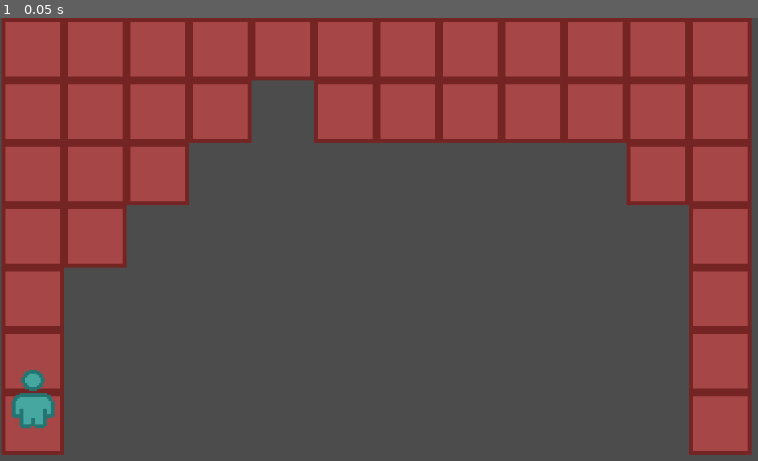
Above: before the commit, frame 1.
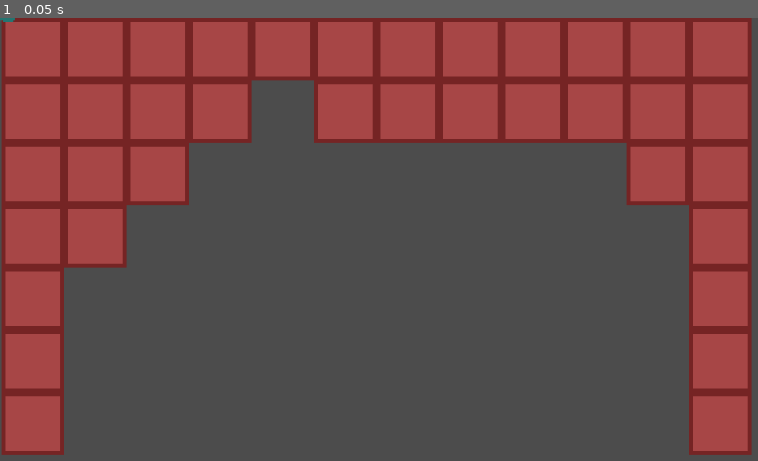
Above: after the commit, the same moment.

Repository: SomeSortOfSam/Metahedron
Game: Godot game, scene res://Maps/TestMap.tscn
The game is run twice, just before and just after one commit, with the same random seed, the same clock (stepped at 60 frames per second) and the same inputs.
Inputs:
- Up to frame 1 (0.05 s): no input

The runs differ from the first frame. In frame 1, 0.5% of the frame differs, in the area x 0-8%, y 0-93%.

Commit message:
Hypothetical movement
part dous

Diff:
--- a/Characters/Character.gd
+++ b/Characters/Character.gd
@@ -1,6 +1,68 @@
-extends KinematicBody2D
+tool
+extends Path2D
 class_name Character
 
-export(int) var move_speed = 1
+signal walk_finished
 
-var TILE_SIZE = 80
+export var map : Resource = preload("res://Maps/TestMap.tres")
+export(int) var map_speed = 3 #Number of tiles the character can move per turn
+export(float) var world_speed = 600.0 #Number of pixels per second the character moves on path
+export(Texture) var skin setget set_skin
+
+var cell := Vector2.ZERO setget set_cell
+var is_selected := false setget set_is_selected
+var is_walking := false setget set_is_walking
+
+onready var _sprite: Sprite = $PathFollow2D/Sprite
+onready var _animation_player: AnimationPlayer = $PathFollow2D/Sprite/AnimationPlayer
+onready var _path_follower: PathFollow2D = $PathFollow2D
+
+func set_skin(new_skin : Texture):
+	skin = new_skin
+	if not _sprite:
+		yield(self, "ready")
+	_sprite.texture = new_skin
+
+func set_cell(new_cell : Vector2):
+	cell = map.clamp(new_cell)
+
+func set_is_selected(new_is_selected : bool):
+	is_selected = new_is_selected
+	if is_selected:
+		_animation_player.play("test-selected")
+	else:
+		_animation_player.play("test-idel")
+
+func set_is_walking(new_is_walking : bool):
+	is_walking = new_is_walking
+	set_process(is_walking)
+
+func _ready() -> void:
+	set_process(false) #Make sure we are not following the path
+
+	self.cell = map.world_to_map_space(position)
+	position = map.map_to_world_space(cell)
+
+	if not Engine.editor_hint:
+		curve = Curve2D.new()
+
+func _process(delta) -> void:
+	_path_follower.offset += world_speed * delta
+
+	if _path_follower.unit_offset >= 1.0:
+		self.is_walking = false
+		_path_follower.offset = 0.0
+		position = map.map_to_world_space(cell)
+		curve.clear_points()
+		emit_signal("walk_finished")
+
+func walk_along(path: PoolVector2Array) -> void:
+	if path.empty():
+		return
+
+	curve.add_point(Vector2.ZERO)
+	for point in path:
+		curve.add_point(map.map_to_world_space(point) - position)
+
+	cell = path[-1]
+	self.is_walking = true
--- a/Characters/Character.tscn
+++ b/Characters/Character.tscn
@@ -1,28 +1,53 @@
-[gd_scene load_steps=5 format=2]
+[gd_scene load_steps=4 format=2]
 
-[ext_resource path="res://Sprites/Player.png" type="Texture" id=1]
-[ext_resource path="res://Characters/Character.gd" type="Script" id=2]
+[ext_resource path="res://Characters/Character.gd" type="Script" id=1]
 
-[sub_resource type="CapsuleShape2D" id=1]
-radius = 12.0
-height = 18.0
+[sub_resource type="Animation" id=1]
+resource_name = "test-idel"
+length = 0.001
+tracks/0/type = "value"
+tracks/0/path = NodePath(".:modulate")
+tracks/0/interp = 1
+tracks/0/loop_wrap = true
+tracks/0/imported = false
+tracks/0/enabled = true
+tracks/0/keys = {
+"times": PoolRealArray( 0 ),
+"transitions": PoolRealArray( 1 ),
+"update": 0,
+"values": [ Color( 1, 1, 1, 1 ) ]
+}
 
-[sub_resource type="SpriteFrames" id=2]
-animations = [ {
-"frames": [ ExtResource( 1 ) ],
-"loop": true,
-"name": "default",
-"speed": 5.0
-} ]
+[sub_resource type="Animation" id=2]
+resource_name = "test-selected"
+length = 1.4
+loop = true
+tracks/0/type = "value"
+tracks/0/path = NodePath(".:modulate")
+tracks/0/interp = 1
+tracks/0/loop_wrap = true
+tracks/0/imported = false
+tracks/0/enabled = true
+tracks/0/keys = {
+"times": PoolRealArray( 0, 0.7 ),
+"transitions": PoolRealArray( 1, 1 ),
+"update": 0,
+"values": [ Color( 1, 1, 1, 1 ), Color( 0.278431, 0.796078, 1, 1 ) ]
+}
 
-[node name="Character" type="KinematicBody2D"]
-script = ExtResource( 2 )
+[node name="Character" type="Path2D"]
+curve = null
+script = ExtResource( 1 )
 
-[node name="CollisionShape2D" type="CollisionShape2D" parent="."]
-rotation = 1.5708
-shape = SubResource( 1 )
+[node name="PathFollow2D" type="PathFollow2D" parent="."]
+rotate = false
+loop = false
 
-[node name="AnimatedSprite" type="AnimatedSprite" parent="."]
+[node name="Sprite" type="Sprite" parent="PathFollow2D"]
 position = Vector2( 0, -32 )
 scale = Vector2( 0.5, 0.5 )
-frames = SubResource( 2 )
+
+[node name="AnimationPlayer" type="AnimationPlayer" parent="PathFollow2D/Sprite"]
+autoplay = "test-idel"
+anims/test-idel = SubResource( 1 )
+anims/test-selected = SubResource( 2 )
--- a/Maps/Map.gd
+++ b/Maps/Map.gd
@@ -2,8 +2,8 @@
 class_name Map
 
 # map size in tiles
-var size : Vector2
-var cell_size : Vector2
+export var size : Vector2
+export var cell_size : Vector2
 
 var _half_cell_size = cell_size / 2
 
--- a/Maps/Map.tscn
+++ b/Maps/Map.tscn
@@ -1,11 +1,11 @@
-[gd_scene load_steps=3 format=2]
+[gd_scene load_steps=4 format=2]
 
 [ext_resource path="res://Characters/Character.tscn" type="PackedScene" id=1]
 [ext_resource path="res://Maps/Tileset.tres" type="TileSet" id=2]
-
-
+[ext_resource path="res://Maps/TileMapConverter.gd" type="Script" id=3]
 
 [node name="Map" type="Node2D"]
+script = ExtResource( 3 )
 
 [node name="TileMap" type="TileMap" parent="."]
 scale = Vector2( 0.5, 0.5 )
@@ -13,7 +13,7 @@
 cell_size = Vector2( 160, 160 )
 format = 1
 
-[node name="KinematicBody2D" parent="." instance=ExtResource( 1 )]
+[node name="Character" parent="." instance=ExtResource( 1 )]
 
 [node name="Camera2D" type="Camera2D" parent="."]
 position = Vector2( 510, 300 )
--- /dev/null
+++ b/Maps/TestMap.tres
@@ -0,0 +1,8 @@
+[gd_resource type="Resource" load_steps=2 format=2]
+
+[ext_resource path="res://Maps/Map.gd" type="Script" id=1]
+
+[resource]
+script = ExtResource( 1 )
+size = Vector2( 0, 0 )
+cell_size = Vector2( 0, 0 )
--- a/Maps/TestMap.tscn
+++ b/Maps/TestMap.tscn
@@ -1,11 +1,13 @@
-[gd_scene load_steps=2 format=2]
+[gd_scene load_steps=3 format=2]
 
 [ext_resource path="res://Maps/Map.tscn" type="PackedScene" id=1]
+[ext_resource path="res://Sprites/Player.png" type="Texture" id=2]
 
 [node name="Map" instance=ExtResource( 1 )]
 
 [node name="TileMap" parent="." index="0"]
 tile_data = PoolIntArray( 0, 0, 0, 1, 0, 0, 2, 0, 0, 3, 0, 0, 4, 0, 0, 5, 0, 0, 6, 0, 0, 7, 0, 0, 8, 0, 0, 9, 0, 0, 10, …(356 unchanged characters)…
 
-[node name="KinematicBody2D" parent="." index="1"]
-position = Vector2( 40, 520 )
+[node name="Character" parent="." index="1"]
+position = Vector2( 38, 524 )
+skin = ExtResource( 2 )
--- /dev/null
+++ b/Maps/TileMapConverter.gd
@@ -0,0 +1,14 @@
+extends Node2D
+
+export var map : Resource = preload("res://Maps/TestMap.tres")
+
+onready var _tile_map : TileMap = $TileMap
+onready var _character : Character = $Character
+
+func _ready():
+	map.size = _tile_map.get_used_rect().size / _tile_map.cell_size
+	map.cell_size = _tile_map.cell_size
+	var array : PoolVector2Array = []
+	for cell in _tile_map.get_used_cells():
+		array.append(map.world_to_map_space(cell))
+	_character.walk_along(array)
--- a/project.godot
+++ b/project.godot
@@ -9,7 +9,7 @@
 config_version=4
 
 _global_script_classes=[ {
-"base": "KinematicBody2D",
+"base": "Path2D",
 "class": "Character",
 "language": "GDScript",
 "path": "res://Characters/Character.gd"
